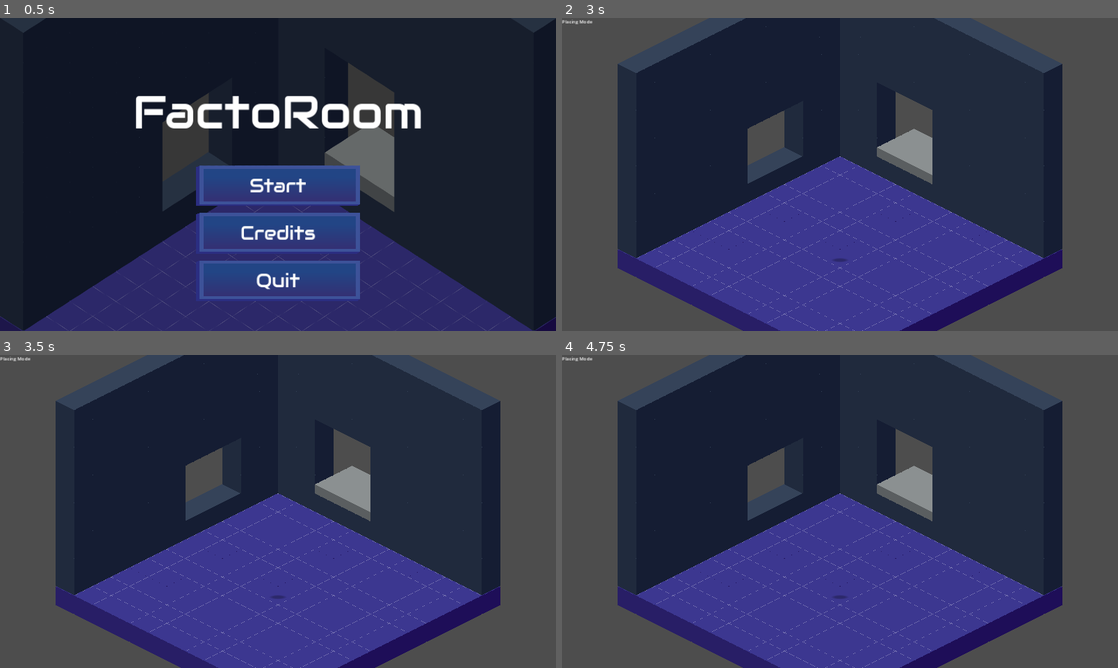
Above: before the commit, frames 1-4 (two rows, left to right).
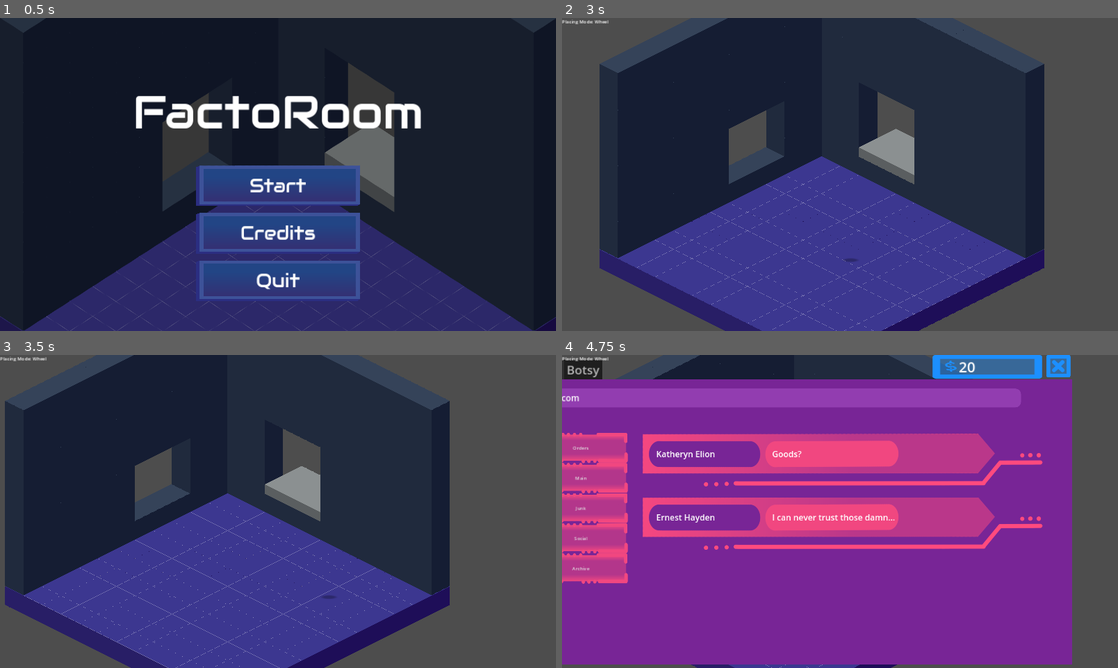
Above: after the commit, the same moments.

Repository: kaelynfmp/HearthLight
Game: Godot game, scene res://scenes/menu/main_menu.tscn
The game is run twice, just before and just after one commit, with the same random seed, the same clock (stepped at 60 frames per second) and the same inputs.
Inputs (mouse positions are in pixels of both pictures, inside the frame that each line leads up to):
- Up to frame 1 (0.5 s): no input
- Up to frame 2 (3 s): click "Start" at 0.5 s; tap Enter (ui_accept) at 1.25, 2, 2.75 s; drag from (617, 24) to (895, 105) at 1.27 s; drag from (917, 124) to (812, 237) at 2.02 s; move the mouse to (895, 105) at 2.77 s; hold D (move_right) from 2.78 s (still down); tap 1 (toggle_placing_mode) at 2.85 s
- Up to frame 3 (3.5 s): keep holding D (move_right)
- Up to frame 4 (4.75 s): release D (move_right) at 3.5 s; drag from (812, 574) to (673, 464) at 3.52 s; tap Enter (ui_accept) at 4.25, 4.52 s; move the mouse to (1006, 558) at 4.27 s; hold A (move_left) from 4.28 s (still down); tap C (toggle_computer) at 4.35 s

Frame 1 is identical in both runs. In frame 2, 14% of the frame differs, in the area x 5-90%, y 0-100%; in frame 3, 33%; in frame 4, 87%, in the area x 0-92%, y 0-100%.
Error before the commit: Parse Error: Could not parse global class "Inventory" from "res://scripts/resources/inventory.gd". (res://scripts/gamemanager.gd:19)

Commit message:
Fixed file stuff

Diff:
--- a/scenes/room.tscn
+++ b/scenes/room.tscn
@@ -8,6 +8,7 @@
 [ext_resource type="PackedScene" uid="uid://ooc6jx4dihku" path="res://scenes/marker.tscn" id="4_mnrrm"]
 [ext_resource type="Resource" uid="uid://b1gb7sbupakg4" path="res://resources/character/inventory.tres" id="6_kcpka"]
 [ext_resource type="PackedScene" uid="uid://bpie3rt8qmyxr" path="res://scenes/hud.tscn" id="8_s1rlv"]
+[ext_resource type="Script" path="res://scenes/computer_open.gd" id="9_uy75m"]
 
 [node name="Room" type="Node"]
 
@@ -141,3 +142,6 @@
 metadata/_edit_lock_ = true
 
 [node name="HUD" parent="." instance=ExtResource("8_s1rlv")]
+
+[node name="Node" type="Node" parent="HUD"]
+script = ExtResource("9_uy75m")
--- a/scripts/resources/inventory.gd
+++ b/scripts/resources/inventory.gd
@@ -81,9 +81,3 @@
 	if !Engine.is_editor_hint():
 		if GameManager.inventory:
 			GameManager.add_inventory(self)
-func get_item_quantity(item: Item) -> int:
-	var quantity:int = 0
-	for slot in slots:
-		if slot.item == item:
-			quantity += slot.quantity
-	return quantity
